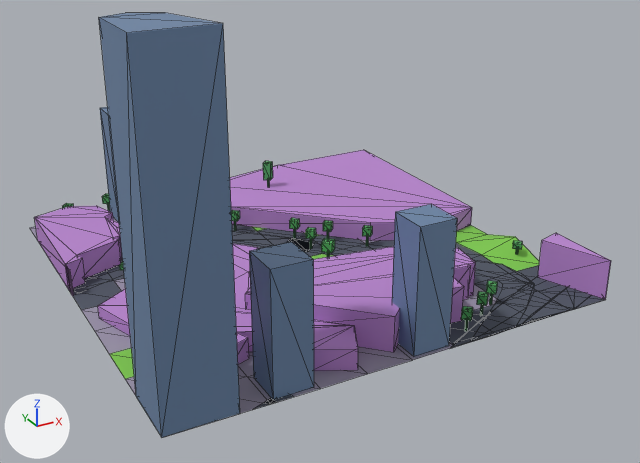
Two versions of the glTF model public/maps/melbourne/chunks/5_-14.glb, one commit apart.
The view is the same before and after, from a camera (50 mm lens) standing at (551.5, 1423.5, 108.7) and looking at (655.6, 1612.8, 14.1). The lights are fixed; the arrows at lower left show +X, +Y and +Z. The first picture is the older version. Mesh edges are drawn as thin lines. Where no turn or scale is listed for an object, it has been applied to the vertices. Vertices at exactly the same position are counted once.

Names of what the first picture shows: 'compiled-chunk'.
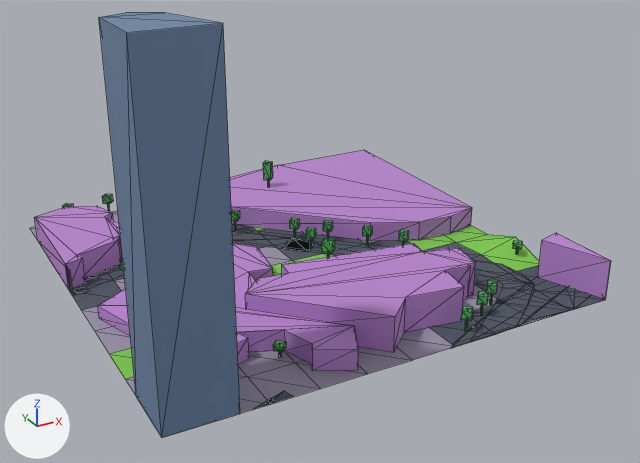
Where the change shows, as pixel boxes (x1, y1, x2, y2) in the pictures (640 x 463 px; the box of a moved part takes in the faces that stretch with it):
part 1 of me_mesh_0, deleted (blue)
    before: (392, 204, 457, 356)
part 2 of me_mesh_0, deleted (blue)
    before: (100, 107, 119, 223)
part 3 of me_mesh_0, deleted (blue)
    before: (249, 242, 314, 400)
part 4 of me_mesh_0, moved or reshaped
    both: (245, 294, 395, 352)

Edits to the bpy script that builds the scene:
```text
Change me_mesh_0:
    used by ob_compiled_chunk; location = (654.0, 1626.7, 40.3)
    remove me_mesh_0.from_pydata(...)  # 842 vertices, 1261 faces; spans x -60.0..60.0, y -60.7..60.7, z -40.0..40.0
    add me_mesh_0.from_pydata(...)  # 818 vertices, 1225 faces; spans x -60.0..60.0, y -60.7..60.7, z -40.0..40.0
    me_mesh_0 part 1: the loose piece of 8 vertices spanning x 1.1..10.9, y -59.6..-49.8, z -40.0..-7.5 is deleted
    me_mesh_0 part 2: the loose piece of 8 vertices spanning x -34.9..-25.1, y 48.4..58.2, z -40.0..-5.3 is deleted
    me_mesh_0 part 3: the loose piece of 8 vertices spanning x -34.9..-25.1, y -59.6..-49.8, z -40.0..-9.2 is deleted
    me_mesh_0 part 4
    15 faces are deleted
    15 new faces join them, mat_commercial (purple #b985cf)
```
